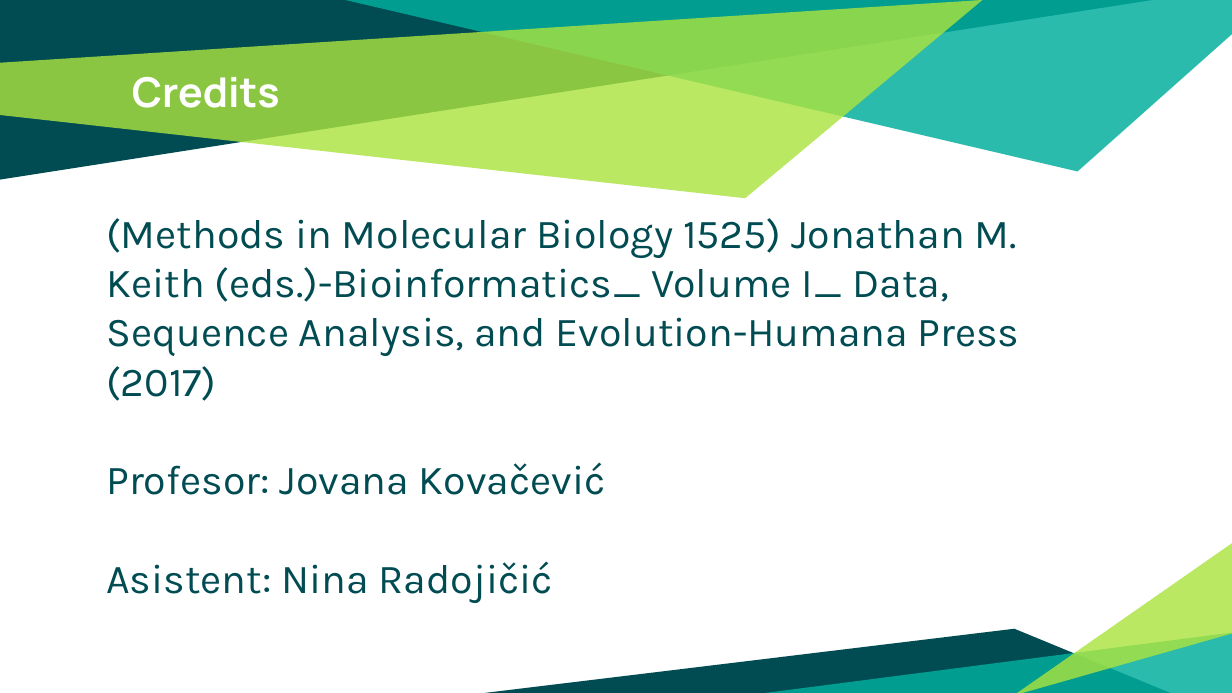
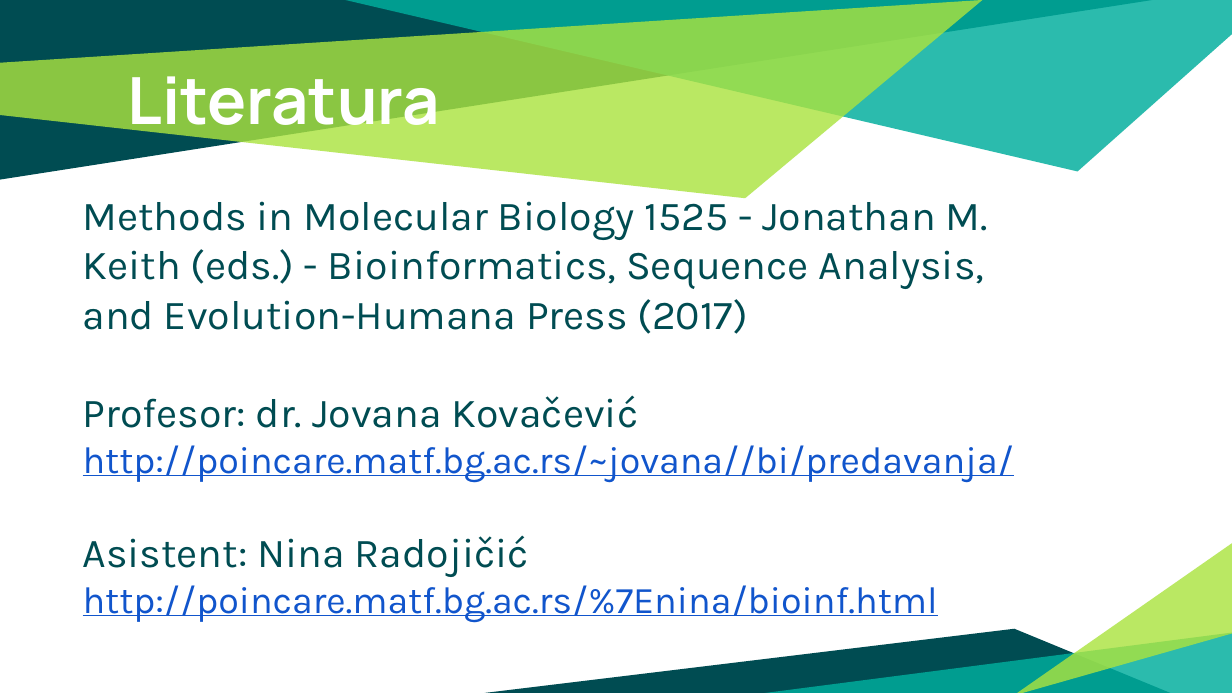
Before and after one commit to ozzy80/Large-Scale-Sequence-Comparison, a slide deck: slide 30 of Poređenje sekvenci velikih razmera.pptx (slide 28 before the commit). Drawn at 1232x693 pixels with LibreOffice and Linux fonts; fonts in the diff are those of the drawing. Boxes give left, top, right and bottom in pixels: in the first picture for what was removed or moved away, otherwise in the second. Text is boxed around its words. In the diff, an @@ line names an element or a change of style, - is before the commit and + after.

```diff
--- a/Poređenje sekvenci velikih razmera.pptx
+++ b/Poređenje sekvenci velikih razmera.pptx
@@ title at [128,76,441,142]: text changed; size 24 to 38 pt @@
-Credits
+Literatura
@@ text "Methods in Molecular Biology 1525 ...": place and size @@
-text "Methods in Molecular Biology 1525 ..." at [106,218,1020,603]
+text "Methods in Molecular Biology 1525 ..." at [83,193,1014,622]
@@ text at [83,193,1014,483]: text changed @@
-(Methods in Molecular Biology 1525) Jonathan M. Keith (eds.)-Bioinformatics_ Volume I_ Data, Sequence Analysis, and Evolution-Humana Press (2017)
-Profesor: Jovana Kovačević
+Methods in Molecular Biology 1525 - Jonathan M. Keith (eds.) - Bioinformatics, Sequence Analysis, and Evolution-Humana Press (2017)
+Profesor: dr. Jovana Kovačević
+http://poincare.matf.bg.ac.rs/~jovana//bi/predavanja/
@@ text at [83,585,938,622]: paragraph added @@
+http://poincare.matf.bg.ac.rs/%7Enina/bioinf.html
```
Also in this commit, not shown: 15 other slides changed, 11 slides added, 8 slides removed, 8 other files.
